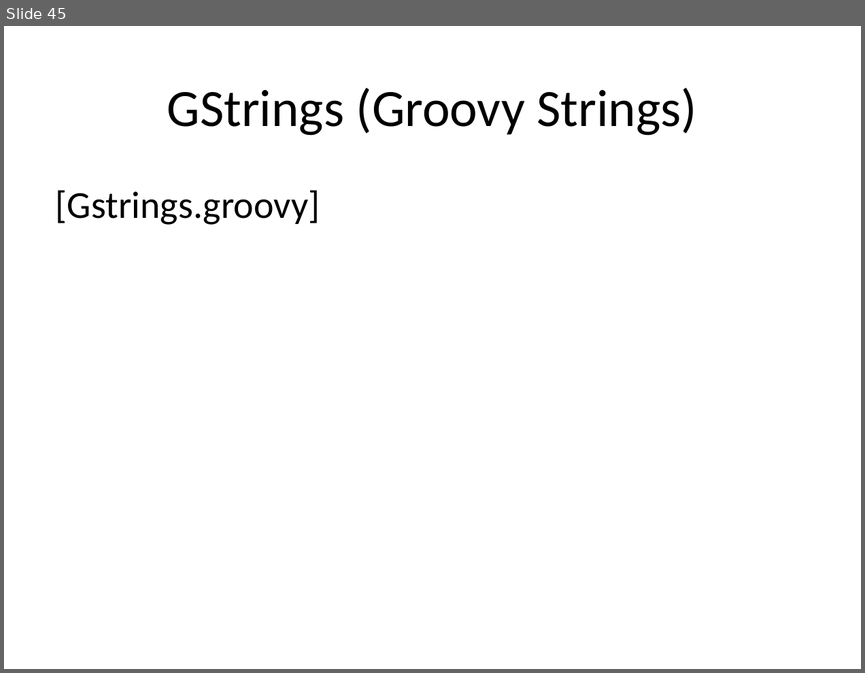
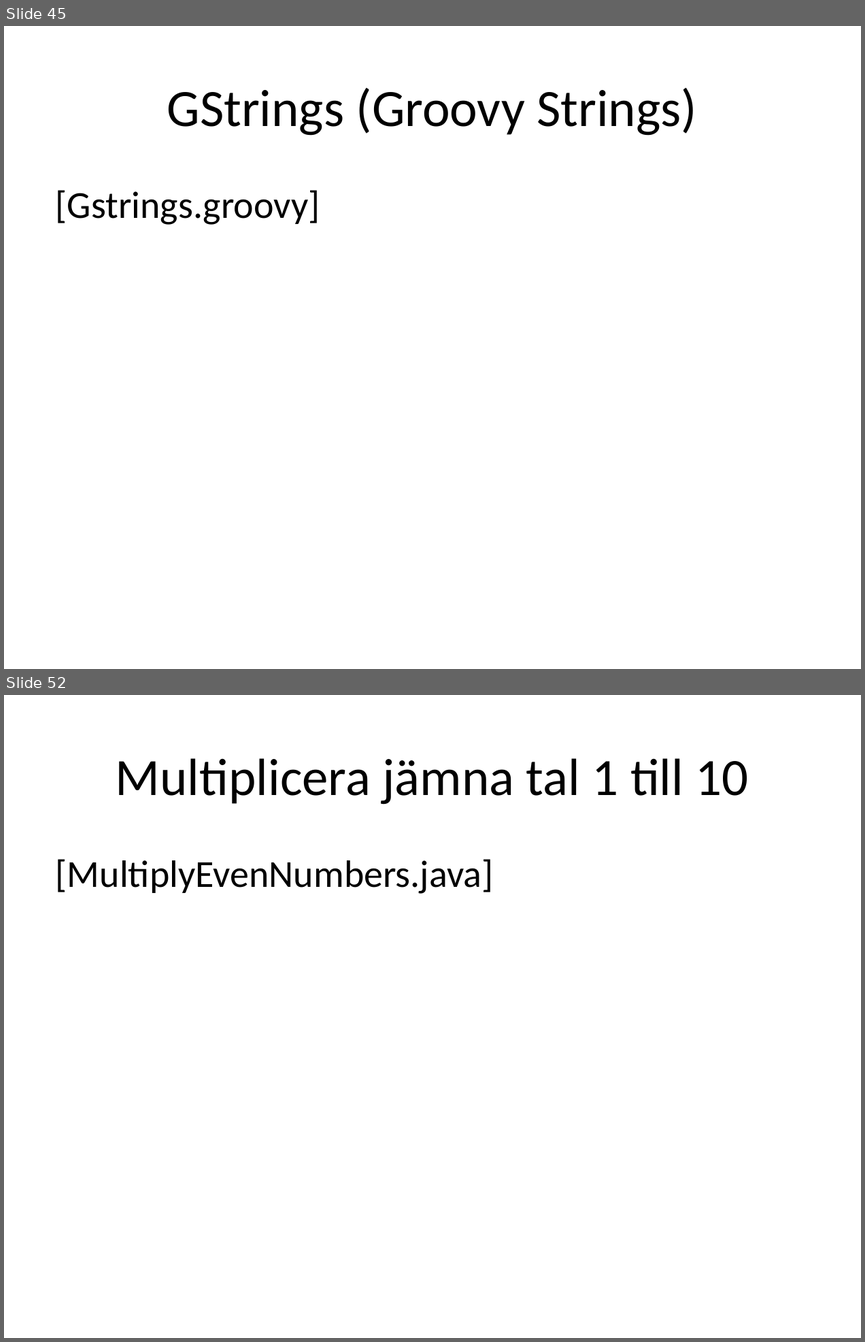
Before and after one commit to me97esn/groovyseminarium, a slide deck: groovyseminarie/dokument/groovyseminarium_source.pptx. Shown one above the other, each under a label of ours: slide 45 before the commit, slides 45 and 52 after it; the slides between them are not shown. The pictures are 865x673 and 865x1342 pixels, drawn with LibreOffice and Linux fonts; fonts in the diff are those of the drawing. Boxes give left, top, right and bottom in pixels: in the first picture for what was removed or moved away, otherwise in the second. Text is boxed around its words. In the diff, an @@ line names an element or a change of style, - is before the commit and + after.

Commit message:
lagt till Closure-klasser i groovy o java

```diff
--- a/groovyseminarie/dokument/groovyseminarium_source.pptx
+++ b/groovyseminarie/dokument/groovyseminarium_source.pptx
@@ slide 52 added at [4, 695, 861, 1338], background #FFFFFF @@
@@ title added at [116, 758, 749, 804], 44 pt, text #000000 @@
+Multiplicera jämna tal 1 till 10
@@ text added at [56, 859, 494, 894], 32 pt, text #000000 @@
+[MultiplyEvenNumbers.java]
```
Also in this commit, not shown: 10 other slides added, 10 other files.
